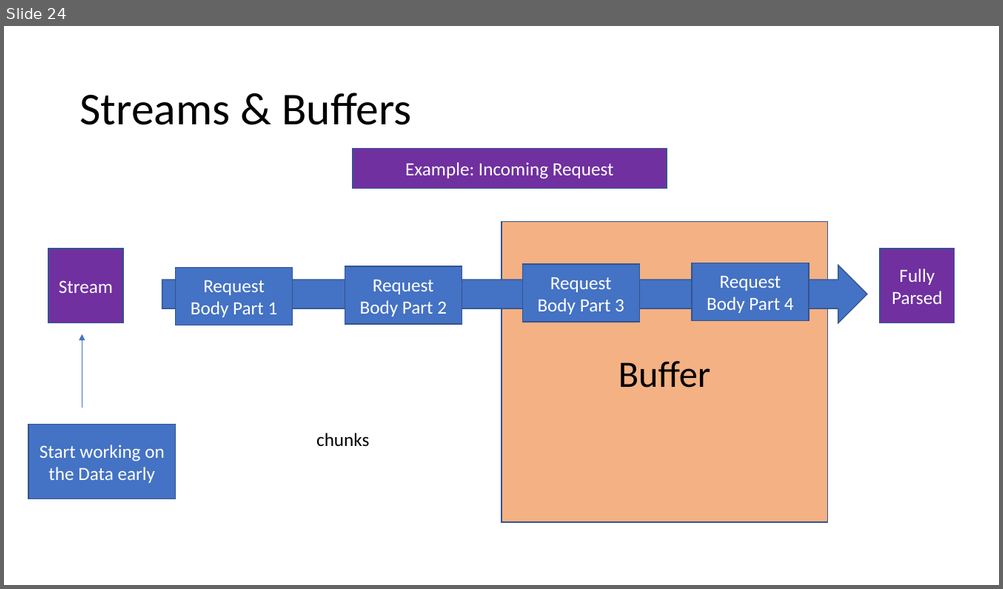
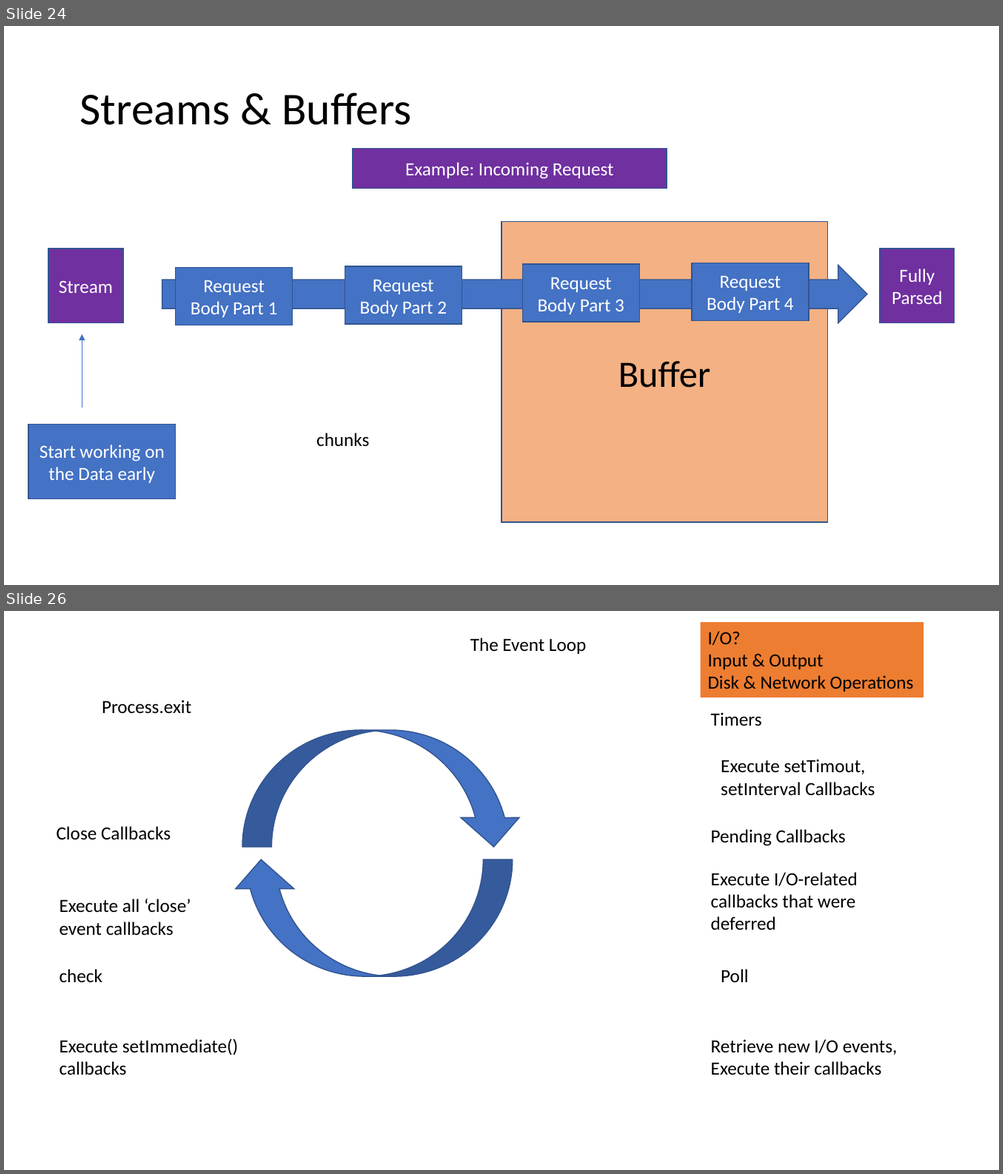
Before and after one commit to PiyushChaturvedii/Batch04, a slide deck: What is Node.pptx. Shown one above the other, each under a label of ours: slide 24 before the commit, slides 24 and 26 after it; the slides between them are not shown. The pictures are 1003x589 and 1003x1174 pixels, drawn with LibreOffice and Linux fonts; fonts in the diff are those of the drawing. Boxes give left, top, right and bottom in pixels: in the first picture for what was removed or moved away, otherwise in the second. Text is boxed around its words. In the diff, an @@ line names an element or a change of style, - is before the commit and + after.

```diff
--- a/What is Node.pptx
+++ b/What is Node.pptx
@@ slide 26 added at (4, 611, 999, 1170), background #FFFFFF @@
@@ rectangle added at (700, 622, 923, 698), fill #ED7D31, 18 pt, text #000000 @@
+I/O?
+Input & Output
+Disk & Network Operations
@@ text added at (470, 638, 586, 654), 18 pt, text #000000 @@
+The Event Loop
@@ text added at (102, 700, 191, 714), 18 pt, text #000000 @@
+Process.exit
@@ text added at (711, 712, 762, 726), 18 pt, text #000000 @@
+Timers
@@ curved down arrow added at (242, 730, 523, 848), fill #4472C4, outline #325491 1 pt @@
@@ text added at (720, 759, 874, 796), 18 pt, text #000000 @@
+Execute setTimout, setInterval Callbacks
@@ text added at (57, 826, 170, 840), 18 pt, text #000000 @@
+Close Callbacks
@@ text added at (711, 829, 845, 846), 18 pt, text #000000 @@
+Pending Callbacks
@@ curved down arrow added at (232, 860, 512, 977), fill #4472C4, outline #325491 1 pt @@
@@ text added at (711, 872, 857, 930), 18 pt, text #000000 @@
+Execute I/O-related callbacks that were deferred
@@ text added at (60, 899, 190, 936), 18 pt, text #000000 @@
+Execute all ‘close’ event callbacks
@@ text added at (60, 969, 102, 982), 18 pt, text #000000 @@
+check
@@ text added at (720, 969, 748, 982), 18 pt, text #000000 @@
+Poll
@@ text added at (60, 1039, 238, 1076), 18 pt, text #000000 @@
+Execute setImmediate()
+callbacks
@@ text added at (711, 1039, 897, 1076), 18 pt, text #000000 @@
+Retrieve new I/O events,
+Execute their callbacks
```
Also in this commit, not shown: 16 other slides added, 15 other files.
